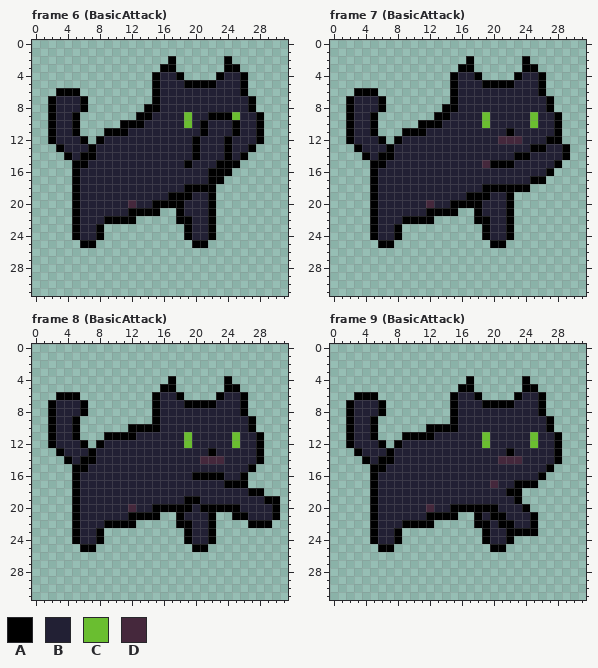
File history of a pixel-art file, Assets/Sprites/ShadowCat/ShadowCat1.aseprite. Above is the file before it was changed.
32x32 pixels, 9 frames. Shown: frame 6 (BasicAttack), frame 7 (BasicAttack), frame 8 (BasicAttack), frame 9 (BasicAttack). The commit also changed other frames, which this record leaves out.
Visible layers, top first: "Layer 3", "Layer 1".
Palette (. is transparent): A #000000  B #222034  C #6abe30  D #45283c
Pixels before, frame 6 (BasicAttack), first column x 2:
 2 ...............A......A....
 3 ..............AA......AA...
 4 .............ABBA....ABBA..
 5 .............ABBBAAAABBBA..
 6 .AAA.........ABBBBBBBBBBA..
 7 ABBBA........ABBBBBBBBBBBA.
 8 ABBBA.......AABBBBBBBBBBBA.
 9 ABBA.......AABBBBCBBAAACBBA
10 ABBA.....AAABBBBBCBABBBABBA
11 ABBA...AAABBBBBBBBBABBBABBA
12 ABBBA.ABBBBBBBBBBBABBBABBBA
13 .ABBBABBBBBBBBBBBBABBBABBA.
14 ..ABAABBBBBBBBBBBBABBBABA..
15 ...AABBBBBBBBBBBBABBBAAA...
16 ...ABBBBBBBBBBBBBBBBAAA....
17 ...ABBBBBBBBBBBBBBBBAA.....
18 ...ABBBBBBBBBBBBBAAAA......
19 ...ABBBBBBBBBBBAAABBA......
20 ...ABBBBBBDBBAAAABBBA......
21 ...ABBBBBBAAAA..ABBBA......
22 ...ABBBAAAA.....AABBA......
23 ...ABBA..........ABBA......
24 ...ABBA..........ABBA......
25 ....AA............AA.......
Pixels before, frame 7 (BasicAttack), first column x 2:
 2 ...............A......A.....
 3 ..............AA......AA....
 4 .............ABBA....ABBA...
 5 .............ABBBAAAABBBA...
 6 .AAA.........ABBBBBBBBBBA...
 7 ABBBA........ABBBBBBBBBBBA..
 8 ABBBA.......AABBBBBBBBBBBA..
 9 ABBA.......AABBBBCBBBBBCBBA.
10 ABBA.....AAABBBBBCBBBBBCBBA.
11 ABBA...AAABBBBBBBBBBABBBBBA.
12 ABBBA.ABBBBBBBBBBBBDDDBBBAA.
13 .ABBBABBBBBBBBBBBBBBBBBAABBA
14 ..ABAABBBBBBBBBBBBBBBAABBBBA
15 ...AABBBBBBBBBBBBDAAABBBBBA.
16 ...ABBBBBBBBBBBBBBBBBBBBBA..
17 ...ABBBBBBBBBBBBBBBBBBBAA...
18 ...ABBBBBBBBBBBBBAAAAAA.....
19 ...ABBBBBBBBBBBAAABBA.......
20 ...ABBBBBBDBBAAAABBBA.......
21 ...ABBBBBBAAAA..ABBBA.......
22 ...ABBBAAAA.....AABBA.......
23 ...ABBA..........ABBA.......
24 ...ABBA..........ABBA.......
25 ....AA............AA........
Pixels before, frame 8 (BasicAttack), first column x 2:
 4 ...............A......A......
 5 ..............AA......AA.....
 6 .AAA.........ABBA....ABBA....
 7 ABBBA........ABBBAAAABBBA....
 8 ABBBA........ABBBBBBBBBBA....
 9 ABBA.........ABBBBBBBBBBBA...
10 ABBA......AAAABBBBBBBBBBBA...
11 ABBA...AAAABBBBBBCBBBBBCBBA..
12 ABBBA.ABBBBBBBBBBCBBBBBCBBA..
13 .ABBBABBBBBBBBBBBBBBABBBBBA..
14 ..ABAABBBBBBBBBBBBBDDDBBBBA..
15 ...AABBBBBBBBBBBBBBBBBBBBA...
16 ...ABBBBBBBBBBBBBBAAAABBA....
17 ...ABBBBBBBBBBBBBBBBBBAAA....
18 ...ABBBBBBBBBBBBBBBBBBBBBAA..
19 ...ABBBBBBBBBBBBBAABBBBBBBBAA
20 ...ABBBBBBDBBAAAAABAAAAABBBBA
21 ...ABBBBBBAAAA..ABBBA..AABBBA
22 ...ABBBAAAA.....AABBA....AAA.
23 ...ABBA..........ABBA........
24 ...ABBA..........ABBA........
25 ....AA............AA.........
Pixels before, frame 9 (BasicAttack), first column x 2:
 4 ...............A......A....
 5 ..............AA......AA...
 6 .AAA.........ABBA....ABBA..
 7 ABBBA........ABBBAAAABBBA..
 8 ABBBA........ABBBBBBBBBBA..
 9 ABBA.........ABBBBBBBBBBBA.
10 ABBA......AAAABBBBBBBBBBBA.
11 ABBA...AAAABBBBBBCBBBBBCBBA
12 ABBBA.ABBBBBBBBBBCBBBBBCBBA
13 .ABBBABBBBBBBBBBBBBBABBBBBA
14 ..ABAABBBBBBBBBBBBBDDDBBBBA
15 ...AABBBBBBBBBBBBBBBBBBBBA.
16 ...ABBBBBBBBBBBBBBBBBBBBA..
17 ...ABBBBBBBBBBBBBBDBBAAA...
18 ...ABBBBBBBBBBBBBBBBAA.....
19 ...ABBBBBBBBBBBBBBBBBA.....
20 ...ABBBBBBDBBAAAAAABBBA....
21 ...ABBBBBBAAAA..ABAABBBA...
22 ...ABBBAAAA.....AABAABBA...
23 ...ABBA..........ABBAAAA...
24 ...ABBA..........ABBA......
25 ....AA............AA.......
And afterwards:
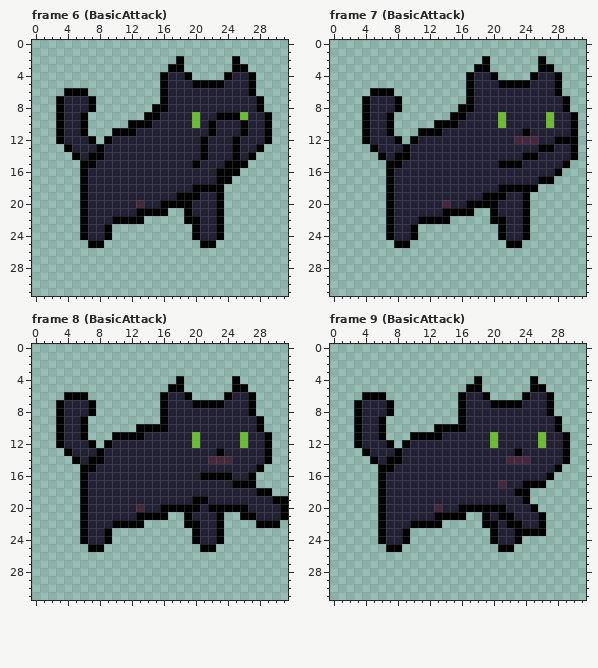
Edits made:
Changed rows in their new state; - is an unchanged pixel.
Frame 6 (BasicAttack), layers "Layer 3", "Layer 1":
first column x 2:
 2 ---------------.A-----.A----
 3 --------------.-A-----.-A---
 4 -------------.A-BA---.A-BA--
 5 -------------.A--B---A--BA--
 6 -.--A--------.A---------BA--
 7 .A--BA-------.A----------BA-
 8 .A--BA------.-A----------BA-
 9 .A-BA------.-A---BC-B--AC-BA
10 .A-BA----.--A----BCBA--BA-BA
11 .A-BA--.--A--------BA--BA-BA
12 .A--BA.A----------BA--BA--BA
13 -.A--BA-----------BA--BA-BA-
14 --.AB-A-----------BA--BABA--
15 ---.-A-----------BA--B--A---
16 ---.A---------------B--A----
17 ---.A---------------B-A-----
18 ---.A------------B---A------
19 ---.A----------B--A-BA------
20 ---.A-----BD-B---A--BA------
21 ---.A-----B---A-.A--BA------
22 ---.A--B---A----.-A-BA------
23 ---.A-BA---------.A-BA------
24 ---.A-BA---------.A-BA------
25 ----.-A-----------.-A-------
Frame 7 (BasicAttack), layers "Layer 3", "Layer 1":
first column x 2:
 2 ---------------.-A----.-A----
 3 --------------..AA----..AA---
 4 -------------..ABBA--..ABBA--
 5 -------------..A-BB--AA-BBA--
 6 -..-AA-------..A--------BBA--
 7 ..A-BBA------..A---------BBA-
 8 ..A-BBA-----..AA---------BBA-
 9 ..ABBA-----..AA--B-C---B-CBBA
10 ..ABBA---..-AA---B-C---B-CBBA
11 ..ABBA-..-AA--------B-A---BBA
12 ..A-BB-.A----------BB-DD-B-AA
13 -..A-B-A---------------B-A-BA
14 --..-BAA-------------B-A---BA
15 ---..AA----------BB--A----BA-
16 ---..A-------------------BA--
17 ---..A-----------------B-A---
18 ---..A-----------BB----A-----
19 ---..A---------BB-AABBA------
20 ---..A----B-DBB--AA-BBA------
21 ---..A----BB--AA..A-BBA------
22 ---..A-BB--AA---..AABBA------
23 ---..ABBA--------..ABBA------
24 ---..ABBA--------..ABBA------
25 ----..AA----------..AA-------
Frame 8 (BasicAttack), layers "Layer 3", "Layer 1":
first column x 2:
 4 ---------------.A-----.A------
 5 --------------.-A-----.-A-----
 6 -.--A--------.A-BA---.A-BA----
 7 .A--BA-------.A--B---A--BA----
 8 .A--BA-------.A---------BA----
 9 .A-BA--------.A----------BA---
10 .A-BA-----.---A----------BA---
11 .A-BA--.---A-----BC----BC-BA--
12 .A--BA.A---------BC----BC-BA--
13 -.A--BA-------------BA----BA--
14 --.AB-A------------B--D---BA--
15 ---.-A-------------------BA---
16 ---.A-------------B---A-BA----
17 ---.A-----------------B--A----
18 ---.A--------------------B-A--
19 ---.A------------B-A-------B-A
20 ---.A-----BD-B----AB----A---BA
21 ---.A-----B---A-.A--BA-.-A--BA
22 ---.A--B---A----.-A-BA---.--A-
23 ---.A-BA---------.A-BA--------
24 ---.A-BA---------.A-BA--------
25 ----.-A-----------.-A---------
Frame 9 (BasicAttack), layers "Layer 3", "Layer 1":
first column x 2:
 4 ---------------.A-----.A----
 5 --------------.-A-----.-A---
 6 -.--A--------.A-BA---.A-BA--
 7 .A--BA-------.A--B---A--BA--
 8 .A--BA-------.A---------BA--
 9 .A-BA--------.A----------BA-
10 .A-BA-----.---A----------BA-
11 .A-BA--.---A-----BC----BC-BA
12 .A--BA.A---------BC----BC-BA
13 -.A--BA-------------BA----BA
14 --.AB-A------------B--D---BA
15 ---.-A-------------------BA-
16 ---.A-------------------BA--
17 ---.A-------------BD-B--A---
18 ---.A---------------B-A-----
19 ---.A----------------BA-----
20 ---.A-----BD-B-----A--BA----
21 ---.A-----B---A-.AB-A--BA---
22 ---.A--B---A----.-AB-A-BA---
23 ---.A-BA---------.A-B---A---
24 ---.A-BA---------.A-BA------
25 ----.-A-----------.-A-------
Where, in picture pixels (left, top, right, bottom), the same in both pictures:
changed: (48, 56, 272, 248)
changed: (346, 56, 578, 248)
changed: (48, 376, 288, 552)
changed: (346, 376, 570, 552)
